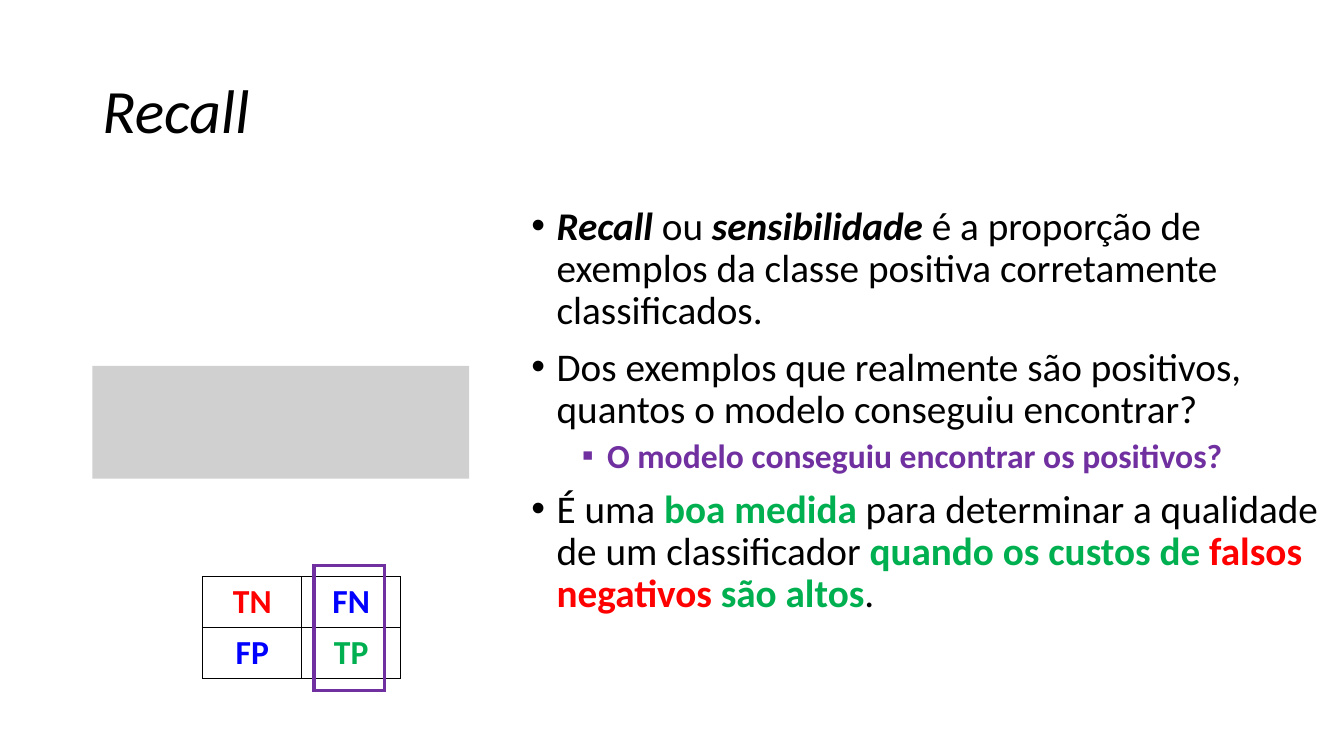
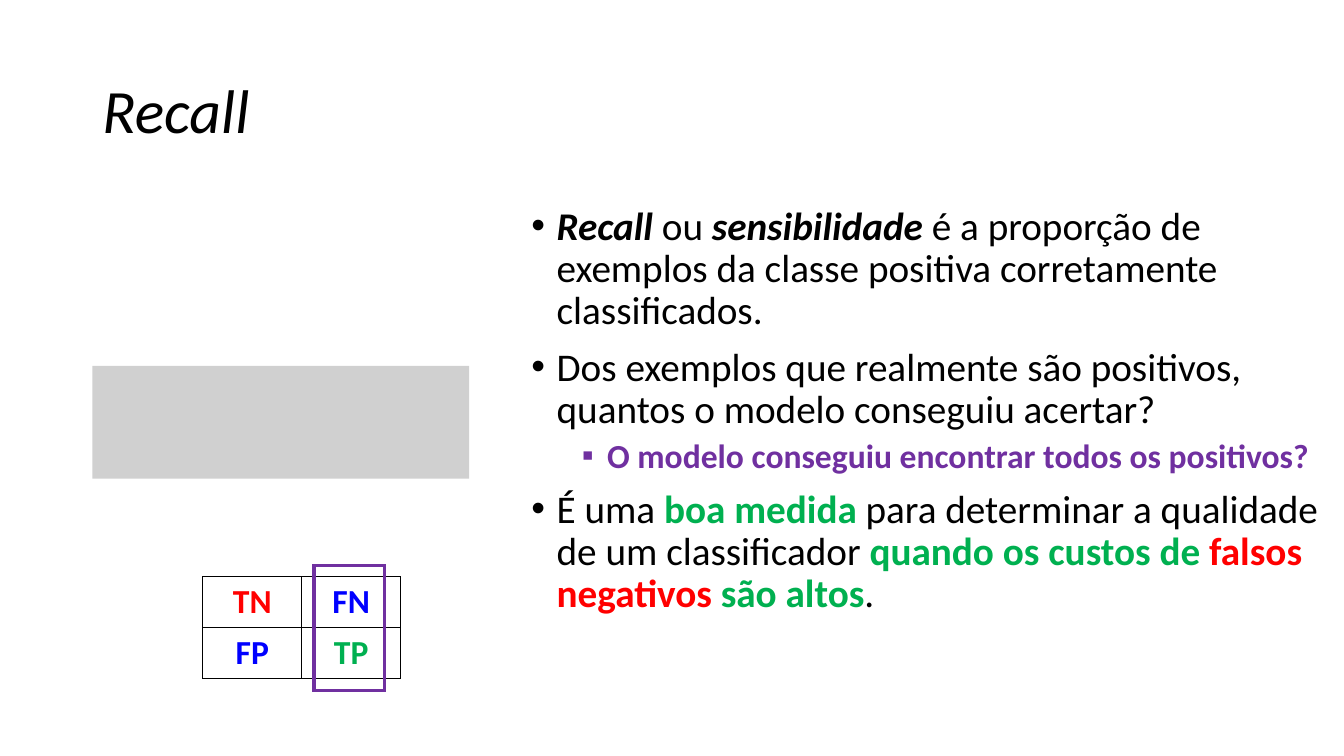
Before and after one commit to zz4fap/c24_inteligencia_artificial, a slide deck: slide 17 of slides/C24_Métricas_de_Classificação.pptx. Drawn at 1344x756 pixels with LibreOffice and Linux fonts; fonts in the diff are those of the drawing; grey boxes stand for pictures. Boxes give left, top, right and bottom in pixels: in the first picture for what was removed or moved away, otherwise in the second. Text is boxed around its words. In the diff, an @@ line names an element or a change of style, - is before the commit and + after.

```diff
--- a/slides/C24_Métricas_de_Classificação.pptx
+++ b/slides/C24_Métricas_de_Classificação.pptx
@@ text at (557, 353, 1309, 474): text changed @@
-• Dos exemplos que realmente são positivos, quantos o modelo conseguiu encontrar?
-  ▪ O modelo conseguiu encontrar os positivos?
+• Dos exemplos que realmente são positivos, quantos o modelo conseguiu acertar?
+  ▪ O modelo conseguiu encontrar todos os positivos?
```
Also in this commit, not shown: 4 other slides changed, 2 slides added, 1 slide removed, 1 other file.
